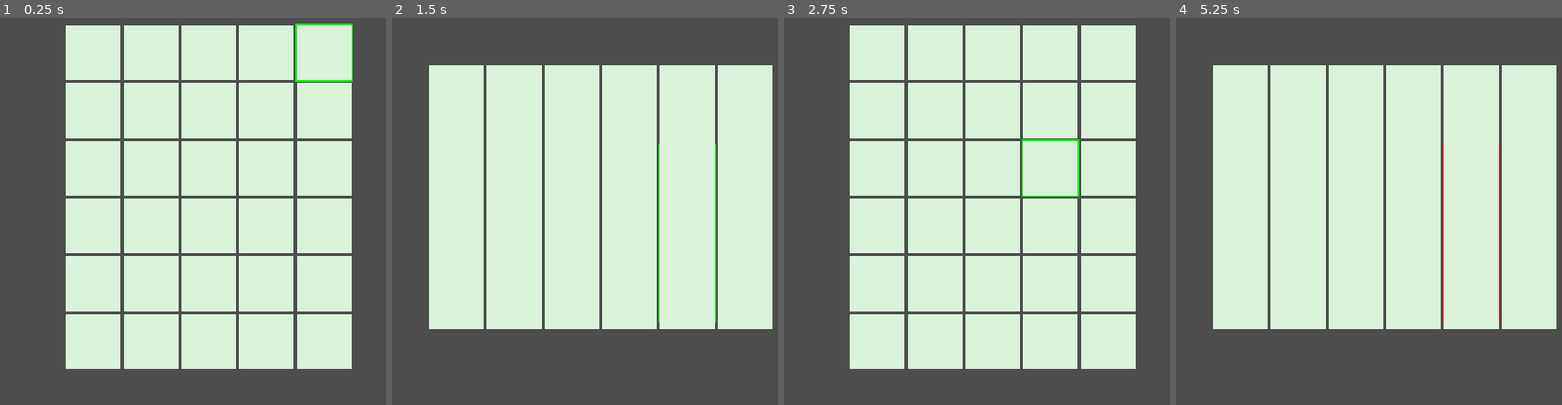
Above: before the commit, frames 1-4 (left to right).
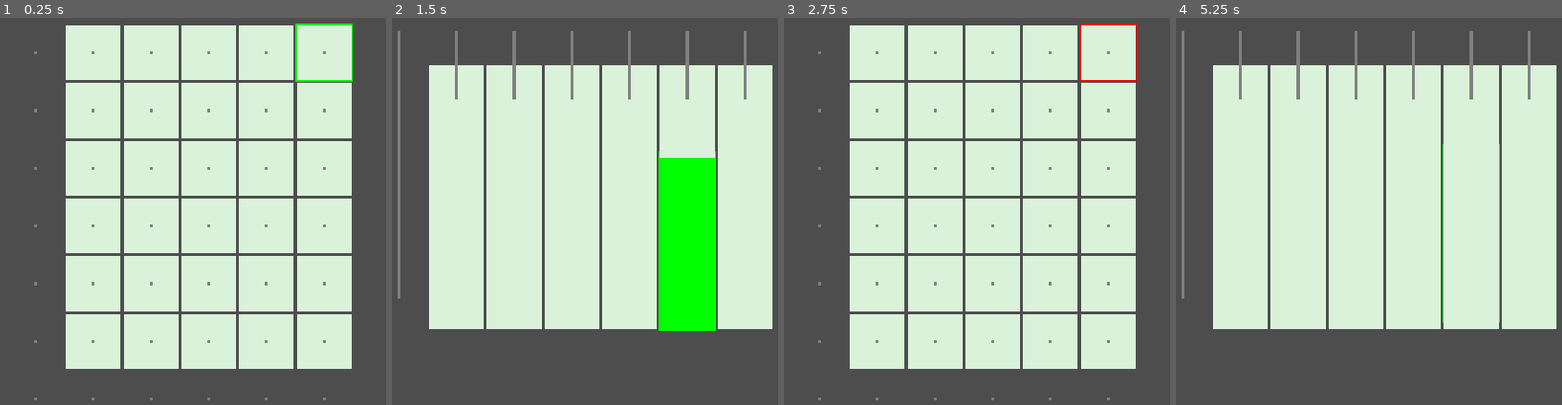
Above: after the commit, the same moments.

Repository: BigBarfEaterBBE/supermarket_simulator
Game: Godot game, scene res://supermarket_simulator/scenes/grid.tscn
The game is run twice, just before and just after one commit, with the same random seed, the same clock (stepped at 60 frames per second) and the same inputs.
Inputs:
- Up to frame 1 (0.25 s): no input
- Up to frame 2 (1.5 s): tap Enter (place_item) at 0.5, 0.6 s; hold D (move_right) 0.53-1.28 s; tap Space at 1.25 s; hold S (move_back) from 1.28 s (still down); tap E (view_next) at 1.35 s
- Up to frame 3 (2.75 s): tap Enter (place_item) at 2 s; release S (move_back) at 2.03 s; hold D (move_right) from 2.03 s (still down); tap Q (view_prev) at 2.1 s
- Up to frame 4 (5.25 s): tap Space at 2.75, 4.25 s; release D (move_right) at 2.78 s; hold W (move_forward) 2.78-3.53 s; tap Alt at 2.85 s; tap Enter (place_item) at 3.5, 4.35 s; hold A (move_left) 3.53-5.03 s; tap Shift at 3.6 s; hold S (move_back) from 5.03 s (still down); tap E (view_next) at 5.1 s

The runs differ from the first frame. In frame 1, 0.2% of the frame differs, in the area x 8-85%, y 8-99%; in frame 2, 7.8%, in the area x 1-92%, y 3-81%; in frame 3, 0.7%; in frame 4, 1.6%.

Commit message:
12/29 2:28 PM O adjusted the controls for each view and tried drawing grid lines

Diff:
--- a/supermarket_simulator/scenes/grid.tscn
+++ b/supermarket_simulator/scenes/grid.tscn
@@ -5,6 +5,7 @@
 
 [node name="GridRoot" type="Node3D"]
 script = ExtResource("1_4854g")
+camera_node_path = NodePath("Camera3D")
 
 [node name="Cells" type="Node3D" parent="."]
 
@@ -13,3 +14,5 @@
 projection = 1
 size = 12.0
 script = ExtResource("2_3ar6c")
+
+[node name="GridLines" type="Node3D" parent="."]
--- a/supermarket_simulator/scripts/grid_root.gd
+++ b/supermarket_simulator/scripts/grid_root.gd
@@ -1,15 +1,39 @@
 extends Node3D
 @export var grid_size := Vector3i(6, 4, 5)
 @export var cell_size := 1.0
+@export var camera_node_path: NodePath
+var camera_ref: Camera3D
 
 var grid: Grid3D
 var cursor := Vector3i.ZERO
 var current_item := ItemData.new(1, "Milk", Vector3i(1,3,1))
 var preview
 var offset: Vector3
+var move_map = [
+	{"up": Vector3i(-1, 0, 0), "down": Vector3i(1, 0, 0), "left": Vector3i(0, 0, 1), "right": Vector3i(0, 0, -1)}, # top
+	{"up": Vector3i(0,1,0),  "down": Vector3i(0,-1,0), "left": Vector3i(1,0,0), "right": Vector3i(-1,0,0)}, # front
+	{"up": Vector3i(0,1,0),  "down": Vector3i(0,-1,0), "left": Vector3i(0,0,-1), "right": Vector3i(0,0,1)}  # side
+]
+
+func draw_grid_lines():
+	var line_mat := StandardMaterial3D.new()
+	line_mat.shading_mode = BaseMaterial3D.SHADING_MODE_UNSHADED
+	line_mat.albedo_color = Color(0.5, 0.5, 0.5)
+
+	for x in range(grid_size.x + 1):
+		for z in range(grid_size.z + 1):
+			var line = MeshInstance3D.new()
+			var mesh := BoxMesh.new()
+			mesh.size = Vector3(0.05, grid_size.y * cell_size, 0.05)
+			line.mesh = mesh
+			line.material_override = line_mat
+			line.position = Vector3(x * cell_size, grid_size.y * cell_size * 0.5, z* cell_size) - offset
+			$GridLines.add_child(line)
+
 
 #create grid cubes
 func _ready():
+	camera_ref = get_node(camera_node_path) as Camera3D
 	offset = Vector3( (grid_size.x - 1) * 0.5, (grid_size.y - 1) *0.5, (grid_size.z - 1) * 0.5) * cell_size
 	preview = preload("res://supermarket_simulator/scenes/item_preview.tscn").instantiate()
 	preview.item_size = current_item.size
@@ -21,6 +45,7 @@
 			for z in grid_size.z:
 				var cube = MeshInstance3D.new()
 				cube.mesh = BoxMesh.new()
+				#create material
 				var mat := StandardMaterial3D.new()
 				mat.shading_mode = BaseMaterial3D.SHADING_MODE_UNSHADED
 				mat.cull_mode = BaseMaterial3D.CULL_DISABLED
@@ -29,17 +54,19 @@
 				cube.scale = Vector3.ONE * 0.95
 				cube.position = (Vector3(x, y, z) * cell_size) - offset
 				$Cells.add_child(cube)
+	draw_grid_lines()
 
 #movement
 func _process(_delta):
+	var map = move_map[camera_ref.view_index]
 	if Input.is_action_just_pressed("move_left"):
-		cursor.x -= 1
+		cursor += map["left"]
 	if Input.is_action_just_pressed("move_right"):
-		cursor.x += 1
+		cursor += map["right"]
 	if Input.is_action_just_pressed("move_forward"):
-		cursor.z -= 1
+		cursor += map["up"]
 	if Input.is_action_just_pressed("move_back"):
-		cursor.z += 1
+		cursor += map["down"]
 
 	cursor = cursor.clamp(Vector3i.ZERO, grid_size - Vector3i.ONE)
 
